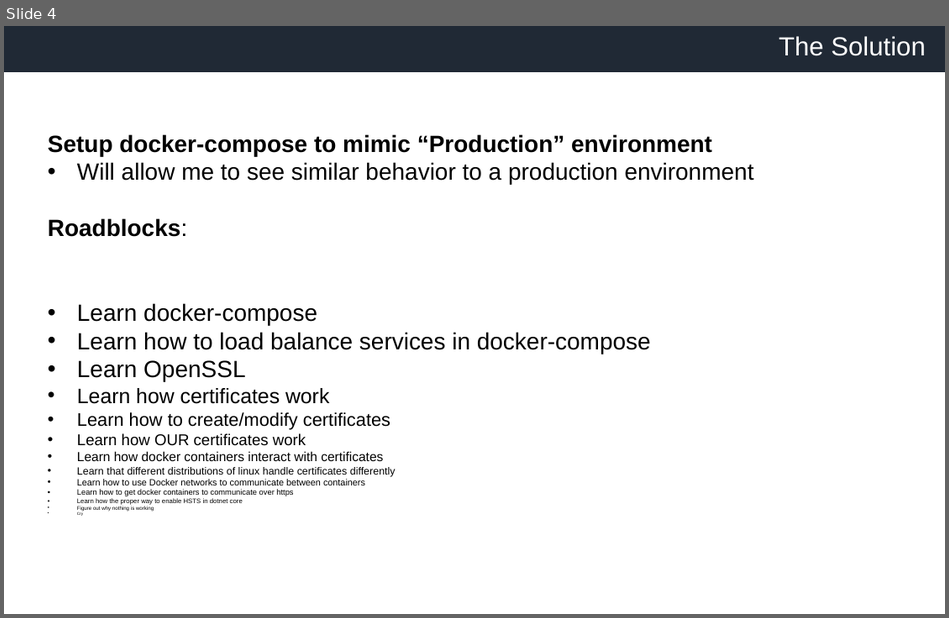
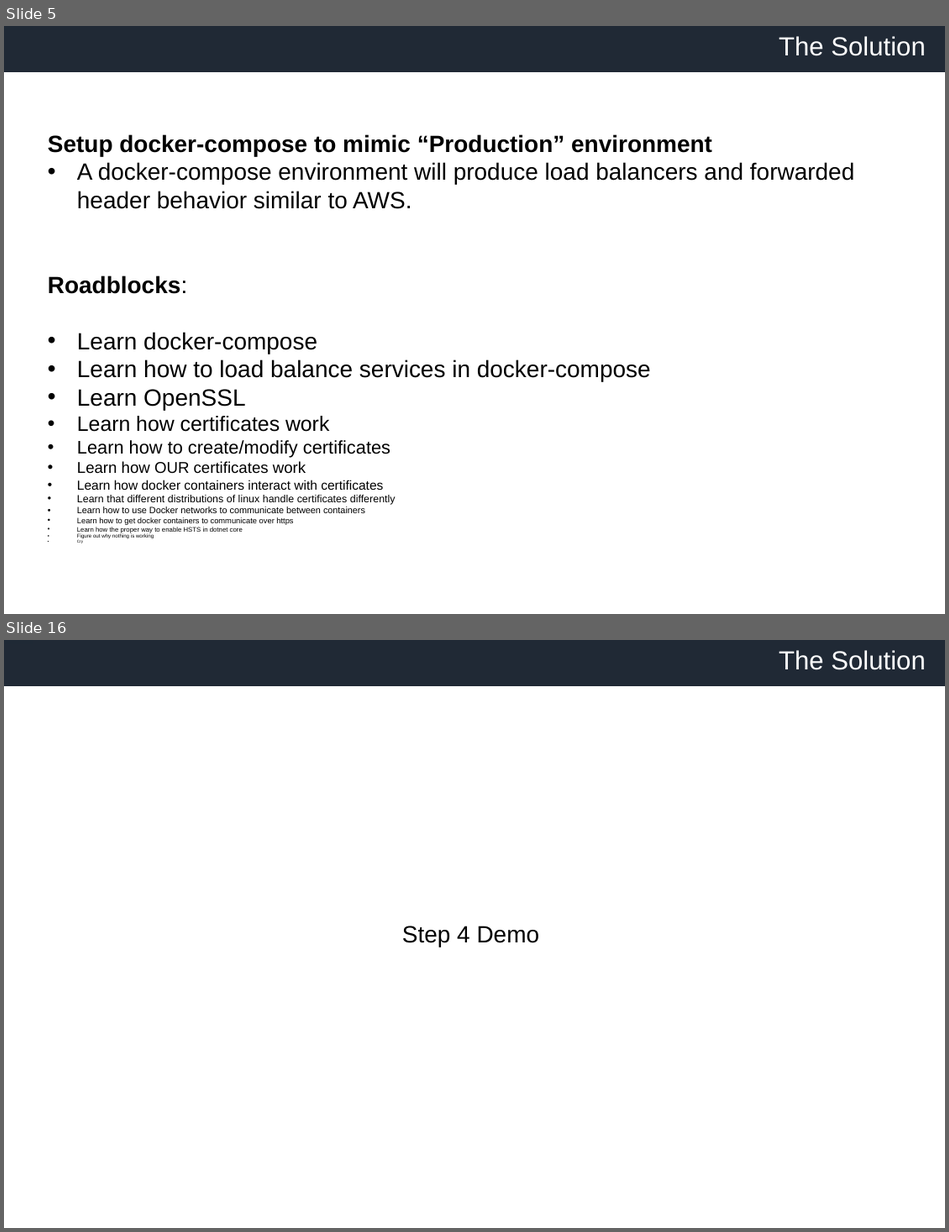
Before and after one commit to slomangino123/load-balanced-services, a slide deck: presentation.pptx. Shown one above the other, each under a label of ours: slide 4 before the commit, slides 5 and 16 after it; the slides between them are not shown. The pictures are 949x618 and 949x1232 pixels, drawn with LibreOffice and Linux fonts; fonts in the diff are those of the drawing; background and template pictures are left out. Boxes give left, top, right and bottom in pixels: in the first picture for what was removed or moved away, otherwise in the second. Text is boxed around its words. In the diff, an @@ line names an element or a change of style, - is before the commit and + after.

```diff
--- a/presentation.pptx
+++ b/presentation.pptx
@@ slide 16 added at [4,640,945,1228], background #FFFFFF; not listed: 2 template elements that a slide beside it also shows @@
@@ text added at [778,650,925,670], 20 pt, text #FFFFFF @@
+The Solution
@@ text added at [402,926,540,947], 18 pt, text #000000 @@
+Step 4 Demo
@@ what was slide 4 is now slide 5 @@
@@ slide 5 changed as well @@
@@ text at [77,162,854,209]: text changed @@
-• Will allow me to see similar behavior to a production environment
+• A docker-compose environment will produce load balancers and forwarded header behavior similar to AWS.
```
Also in this commit, not shown: 3 other slides changed, 13 other slides added.
